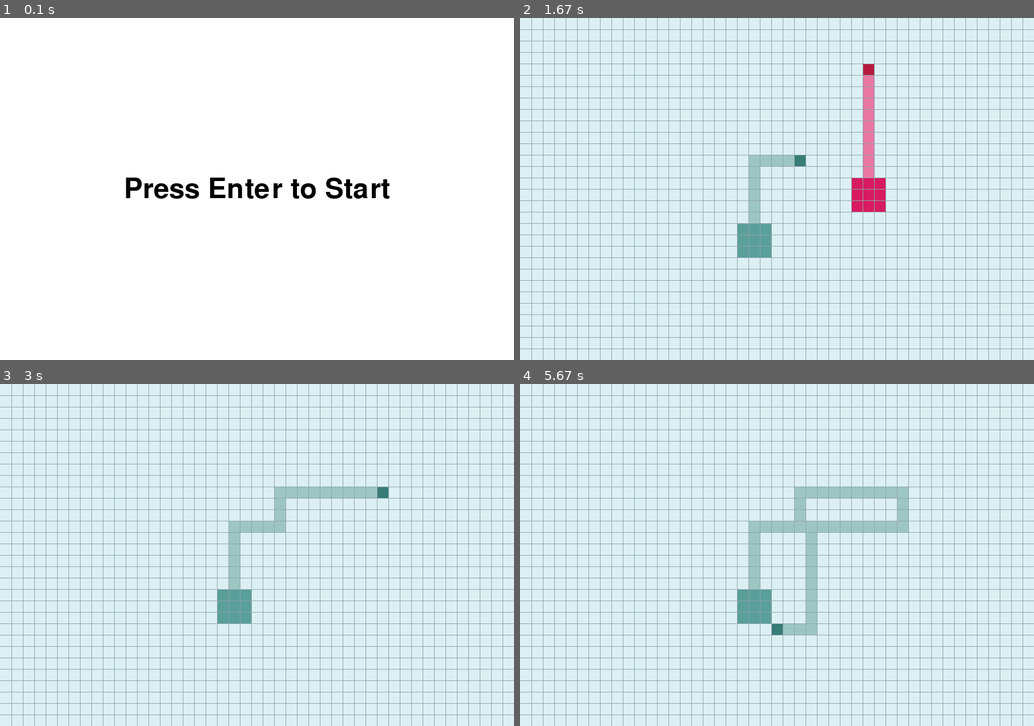
Above: before the commit, frames 1-4 (two rows, left to right).
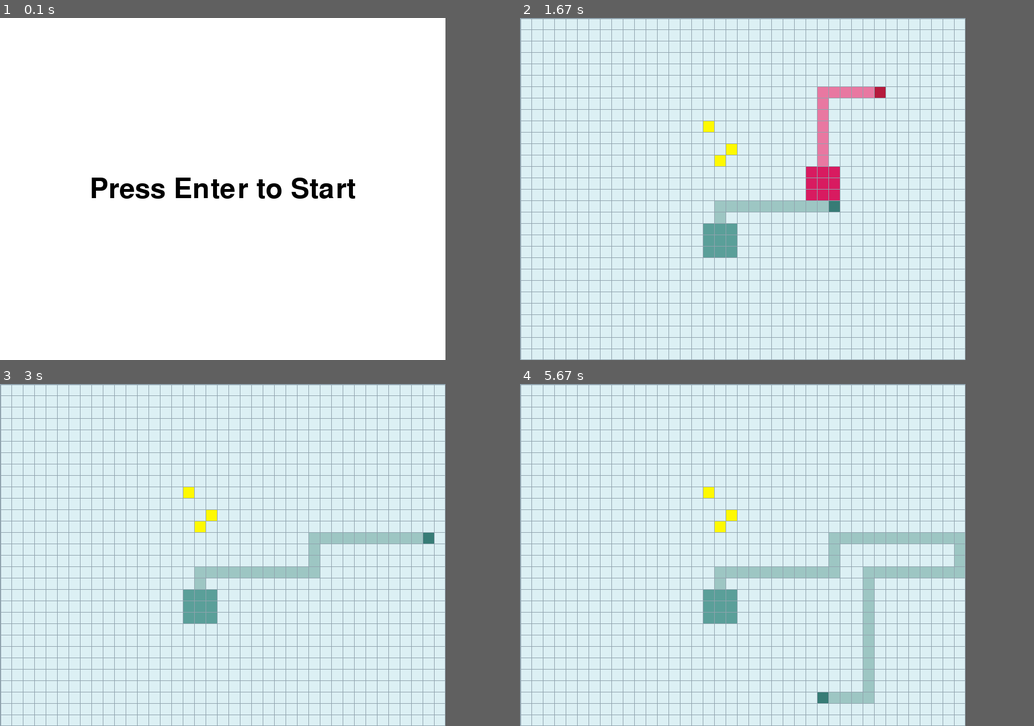
Above: after the commit, the same moments.

Repository: traptrip/paperio-pygame
Game: pygame game, started from app.py
The game is run twice, just before and just after one commit, with the same random seed, the same clock (stepped at 60 frames per second) and the same inputs.
Inputs:
- Up to frame 1 (0.1 s): no input
- Up to frame 2 (1.67 s): tap Enter at 0.33 s; hold M 0.67-1.13 s; hold Right 0.67-1.13 s; hold Right 1.17-1.63 s; hold D 1.17-1.63 s
- Up to frame 3 (3 s): hold Up 1.67-1.97 s; hold W 1.67-1.97 s; hold Right 2-2.47 s; hold D 2-2.47 s; hold Left from 2.5 s (still down); hold A from 2.5 s (still down)
- Up to frame 4 (5.67 s): release Left at 3.03 s; release A at 3.03 s; hold Down 3.07-3.37 s; hold S 3.07-3.37 s; hold Left 3.4-3.8 s; hold A 3.4-3.8 s; hold Right 3.83-4.2 s; hold D 3.83-4.2 s; hold Down 4.23-4.87 s; hold S 4.23-4.87 s; hold Left from 5.3 s (still down); hold A from 5.3 s (still down)
In our replay, the window is 900x600 before the commit and 780x600 after it. These sizes can differ from the game's own. Grey fills any space a smaller window leaves; there, only what the larger window draws over its background counts as a difference.

The runs differ from the first frame. In frame 1, 1.6% of the frame differs, in the area x 17-76%, y 46-53%; in frame 2, 7.3%; in frame 3, 6.4%; in frame 4, 9.6%, in the area x 0-100%, y 0-100%.

Commit message:
add bonus...

Diff:
--- a/app.py
+++ b/app.py
@@ -12,7 +12,7 @@
 
     active_scene = TitleScene(screen,
                               'Press Enter to Start',
-                              pos=(CONSTS.WINDOW_WIDTH // 2, CONSTS.WINDOW_HEIGHT // 2))
+                              pos=(CONSTS.WINDOW_WIDTH // 2, CONSTS.GRID_HEIGHT // 2))
     # active_scene = GameScene(screen)
     endgame = False
     while active_scene is not None and not endgame:
@@ -43,4 +43,4 @@
 
 
 if __name__ == '__main__':
-    run_game(CONSTS.WINDOW_WIDTH, CONSTS.WINDOW_HEIGHT, CONSTS.FPS)
+    run_game(CONSTS.WINDOW_WIDTH, CONSTS.GRID_HEIGHT, CONSTS.FPS)
--- a/config.py
+++ b/config.py
@@ -4,7 +4,7 @@
 
 
 class CONSTS:
-    FPS = 35  # частота кадров в секунду
+    FPS = 20  # частота кадров в секунду
     LINE_KILL_SCORE = 10
     MAX_TICK_COUNT = 2000
 
@@ -21,11 +21,13 @@
     RIGHT = pygame.K_RIGHT
     UP = pygame.K_UP
     DOWN = pygame.K_DOWN
+    NITRO1 = pygame.K_m
 
     A = pygame.K_a
     D = pygame.K_d
     W = pygame.K_w
     S = pygame.K_s
+    NITRO2 = pygame.K_SPACE
 
     # характеристики персонажа
     SCALE = 2
@@ -33,15 +35,17 @@
     SHAPE = (WIDTH, WIDTH)
     # BASE_SPEED = 3
     SPEED = 1
-    MOVEABLE_TICKS = 4
+    MOVEABLE_TICKS = 2
     NEUTRAL_TERRITORY_SCORE = 0.6
     ENEMY_TERRITORY_SCORE = 0.9
 
     # характеристики поля
     Y_CELLS_COUNT = 60 // SCALE
-    X_CELLS_COUNT = int(1.5 * 60 // SCALE)
-    WINDOW_HEIGHT = Y_CELLS_COUNT * HEIGHT
-    WINDOW_WIDTH = X_CELLS_COUNT * WIDTH
+    X_CELLS_COUNT = int(1.3 * 60 // SCALE)
+    GRID_HEIGHT = Y_CELLS_COUNT * HEIGHT
+    GRID_WIDTH = X_CELLS_COUNT * WIDTH
+    WINDOW_HEIGHT = GRID_HEIGHT
+    WINDOW_WIDTH = GRID_WIDTH #+ 10 * WIDTH
 
     PLAYER_COLORS = [
         (90, 159, 153, 255),
@@ -59,4 +63,6 @@
         'flash': pygame.image.load("../sprites/flash.png")
     }
 
-    TERRITORY_CACHE = {}
+    AVAILABLE_BONUSES = ['nitro', 'extra_life']
+    BONUS_CHANCE = 1
+    BONUSES_MAX_COUNT = 3
--- /dev/null
+++ b/game_objects/bonuses.py
@@ -0,0 +1,69 @@
+import random
+from typing import List
+
+from game_objects.player import Player
+from helpers import get_random_coordinates, is_available_point
+from config import CONSTS
+
+
+class Bonus:
+    image_path = None
+    color = None
+    name = None
+    activated = False
+
+    def __init__(self, point):
+        x, y = point
+        self.x = x
+        self.y = y
+        self.tick = 0
+        self.active_ticks = self.generate_active_ticks()
+
+    @staticmethod
+    def generate_active_ticks():
+        return 10  # random.choice([i * 10 for i in range(1, 6)])
+
+    def is_eaten(self, player: Player, captured):
+        return (self.x, self.y) == (player.x, player.y) or (self.x, self.y) in captured
+
+    def get_remaining_ticks(self):
+        return self.active_ticks - self.tick
+
+    def cancel(self, player: Player):
+        pass
+
+    def apply(self, player: Player):
+        pass
+
+    def activate(self, player):
+        pass
+
+
+class Nitro(Bonus):
+    color = (255, 249, 0, 255)
+    image_path = 'sprites/flash.png'
+    name = 'Nitro'
+    activated = False
+
+    def apply(self, player):
+        b = [b for b in player.bonuses if type(b) == type(self)]
+        if len(b) > 0:
+            b[0].active_ticks += self.active_ticks
+        else:
+            player.bonuses.append(self)
+
+    def cancel(self, player):
+        player.moveable_tick = CONSTS.MOVEABLE_TICKS
+
+
+class ExtraLife(Bonus):
+    color = (234, 10, 10, 255)
+    image_path = 'sprites/hart.png'
+    name = 'extra_life'
+
+    def apply(self, player):
+        player.bonuses.append(self)
+        player.extra_life = True
+
+    def cancel(self, player):
+        player.extra_life = False
--- a/game_objects/player.py
+++ b/game_objects/player.py
@@ -8,13 +8,17 @@
 
     def __init__(self, player_id, name, pos, color):
         self.id = player_id
+        self.name = name
         self.x = self.prev_x = pos[0]
         self.y = self.prev_y = pos[1]
-        self.player_commands = {
+        self.move_commands = {
             'up': CONSTS.UP,
             'down': CONSTS.DOWN,
             'left': CONSTS.LEFT,
-            'right': CONSTS.RIGHT
+            'right': CONSTS.RIGHT,
+        }
+        self.extra_commands = {
+            'nitro': CONSTS.NITRO1
         }
         # color of player's head
         self.color = [i - 35 if i >= 35 else i for i in color[:-1]] + [color[-1]]
@@ -24,27 +28,30 @@
         self.territory = Territory(self.x, self.y, color)
         # player lines outside the territory
         self.line_points = []
-        self.name = name
+
         self.score = 0
         self.tick_score = 0
-        self.direction = self.player_commands['up']
+        self.direction = self.move_commands['up']
         self.tick = 0
+
+        # bonuses
         self.moveable_tick = CONSTS.MOVEABLE_TICKS
-        self.speed = CONSTS.SPEED
+        self.extra_life = False
+        self.bonuses = []
 
     def change_direction(self, command):
         true_dir = self.__get_true_direction()
-        if command == self.player_commands['up'] and true_dir != 'down':
-            self.direction = self.player_commands['up']
+        if command == self.move_commands['up'] and true_dir != 'down':
+            self.direction = self.move_commands['up']
 
-        elif command == self.player_commands['down'] and true_dir != 'up':
-            self.direction = self.player_commands['down']
+        elif command == self.move_commands['down'] and true_dir != 'up':
+            self.direction = self.move_commands['down']
 
-        elif command == self.player_commands['left'] and true_dir != 'right':
-            self.direction = self.player_commands['left']
+        elif command == self.move_commands['left'] and true_dir != 'right':
+            self.direction = self.move_commands['left']
 
-        elif command == self.player_commands['right'] and true_dir != 'left':
-            self.direction = self.player_commands['right']
+        elif command == self.move_commands['right'] and true_dir != 'left':
+            self.direction = self.move_commands['right']
 
     def __get_true_direction(self):
         x_dir = self.x - self.prev_x
@@ -62,35 +69,18 @@
 
     def move(self):
         self.prev_x, self.prev_y = self.x, self.y
-        if self.direction == self.player_commands['up']:
-            self.y -= self.speed
-        elif self.direction == self.player_commands['down']:
-            self.y += self.speed
-        elif self.direction == self.player_commands['left']:
-            self.x -= self.speed
-        elif self.direction == self.player_commands['right']:
-            self.x += self.speed
+        if self.direction == self.move_commands['up']:
+            self.y -= 1
+        elif self.direction == self.move_commands['down']:
+            self.y += 1
+        elif self.direction == self.move_commands['left']:
+            self.x -= 1
+        elif self.direction == self.move_commands['right']:
+            self.x += 1
 
     def update_line(self):
         if (self.x, self.y) not in self.territory.points or len(self.line_points) > 0:
             self.line_points.append((self.x, self.y))
-
-    def get_state(self):
-        return {
-            'score': self.score,
-            'direction': self.direction,
-            'territory': list(self.territory.points),
-            'lines': copy(self.line_points),
-            'position': (self.x, self.y),
-        }
-
-    def get_state_for_event(self):
-        return {
-            'id': self.id,
-            'direction': self.direction,
-            'lines_length': len(self.line_points),
-            'position': (self.x, self.y),
-        }
 
     def get_position(self):
         return self.x, self.y
@@ -106,37 +96,37 @@
                 return True, p
         return False, None
 
+    def nitro(self, activate=True):
+        for bonus in self.bonuses:
+            if bonus.name == 'Nitro':
+                bonus.activated = activate
+                if activate:
+                    self.moveable_tick = 1
+                else:
+                    bonus.cancel(self)
+
+    def tick_action(self):
+        for bonus in self.bonuses:
+            if bonus.name == 'Nitro' and bonus.activated:
+                bonus.tick += 1
+                if bonus.tick >= bonus.active_ticks:
+                    bonus.cancel(self)
+                    self.bonuses.remove(bonus)
+
 
 class Player2(Player):
     def __init__(self, player_id, name, pos, color):
         super().__init__(player_id, name, pos, color)
-        self.player_commands = {
+        self.move_commands = {
             'up': CONSTS.W,
             'down': CONSTS.S,
             'left': CONSTS.A,
-            'right': CONSTS.D
+            'right': CONSTS.D,
         }
-        self.direction = self.player_commands['up']
+        self.extra_commands = {
+            'nitro': CONSTS.NITRO2
+        }
+        self.direction = self.move_commands['up']
 
     # def move(self):
-    #     if self.direction == self.player_commands['up']:
-    #         self.y -= 0
-    #     elif self.direction == self.player_commands['down']:
-    #         self.y += 0
-    #     elif self.direction == self.player_commands['left']:
-    #         self.x -= 0
-    #     elif self.direction == self.player_commands['right']:
-    #         self.x += 0
-    #
-    #     # check death collisions
-    #     if self.y < 0 or self.y >= CONSTS.Y_CELLS_COUNT or self.x < 0 or self.x >= CONSTS.X_CELLS_COUNT or \
-    #             (self.x, self.y) in self.line_points:
-    #         if self.y < 0:
-    #             self.y += 1
-    #         if self.y >= CONSTS.Y_CELLS_COUNT:
-    #             self.y -= 1
-    #         if self.x < 0:
-    #             self.x += 1
-    #         if self.x >= CONSTS.X_CELLS_COUNT:
-    #             self.x -= 1
-    #         self.kill_player()
+    #     pass
--- a/game_objects/scene.py
+++ b/game_objects/scene.py
@@ -1,11 +1,13 @@
+import random
 import copy
 from typing import Dict, List
 
 import pygame
 
 from game_objects.player import Player, Player2
+from game_objects.bonuses import Bonus, Nitro, ExtraLife
 from config import CONSTS
-from helpers import DrawableObj, get_random_coordinates
+from helpers import DrawableObj, get_random_coordinates, generate_coordinates
 
 
 class SceneBase:
@@ -51,6 +53,11 @@
     def change_color(self, new_color):
         self.color = new_color
 
+    def change_image(self, image_name):
+        self.block = pygame.transform.scale(CONSTS.IMAGES[image_name], (CONSTS.WIDTH, CONSTS.HEIGHT))
+        self.block.set_colorkey(CONSTS.BLACK)
+        self.rect = self.block.get_rect()
+
 
 class TitleScene(SceneBase):
     def __init__(self, screen, text, pos, color=(255, 255, 255, 255)):
@@ -62,7 +69,7 @@
         self.fontsize = 72
         self.fontcolor = pygame.Color('black')
         self.background_color = color
-        self.background = pygame.Surface((CONSTS.WINDOW_WIDTH, CONSTS.WINDOW_HEIGHT), pygame.SRCALPHA)
+        self.background = pygame.Surface((CONSTS.WINDOW_WIDTH, CONSTS.GRID_HEIGHT), pygame.SRCALPHA)
         self.scene_status = {"status": "Menu"}
 
     def process_input(self, events, pressed_keys):
@@ -92,8 +99,8 @@
         self.grid = [[Cell(self.screen,
                            pos=(j, i),
                            color=CONSTS.EMPTY_CELL_COLOR
-                           ) for j in range(0, CONSTS.WINDOW_WIDTH, CONSTS.WIDTH)]
-                     for i in range(0, CONSTS.WINDOW_HEIGHT, CONSTS.HEIGHT)]
+                           ) for j in range(0, CONSTS.GRID_WIDTH, CONSTS.WIDTH)]
+                     for i in range(0, CONSTS.GRID_HEIGHT, CONSTS.HEIGHT)]
 
     def draw(self):
         for row in self.grid:
@@ -102,10 +109,12 @@
         self.draw_grid_lines()
 
     def draw_grid_lines(self):
-        for y in range(CONSTS.HEIGHT, CONSTS.WINDOW_HEIGHT, CONSTS.HEIGHT):
-            pygame.draw.line(self.screen, CONSTS.GRID_LINE_COLOR, (0, y), (CONSTS.WINDOW_WIDTH, y))
-        for x in range(CONSTS.WIDTH, CONSTS.WINDOW_WIDTH, CONSTS.WIDTH):
-            pygame.draw.line(self.screen, CONSTS.GRID_LINE_COLOR, (x, 0), (x, CONSTS.WINDOW_HEIGHT))
+        for y in range(0, CONSTS.GRID_HEIGHT+1, CONSTS.HEIGHT):
+            line_width = 3 if y == 0 or y == CONSTS.GRID_HEIGHT else 1
+            pygame.draw.line(self.screen, CONSTS.GRID_LINE_COLOR, (0, y), (CONSTS.GRID_WIDTH, y), width=line_width)
+        for x in range(0, CONSTS.GRID_WIDTH+1, CONSTS.WIDTH):
+            line_width = 3 if x == 0 or x == CONSTS.GRID_WIDTH else 1
+            pygame.draw.line(self.screen, CONSTS.GRID_LINE_COLOR, (x, 0), (x, CONSTS.GRID_HEIGHT), width=line_width)
 
     def __getitem__(self, pos):
         x, y = pos
@@ -120,24 +129,38 @@
     def __init__(self, screen):
         SceneBase.__init__(self, screen)
         self.grid = Grid(screen)
+        self.available_bonuses = [Nitro]
+        self.bonuses: List[Bonus] = []
         self.players = [Player(1, 'player1',
                                get_random_coordinates(),
-                               CONSTS.PLAYER_COLORS[0]),
-                        Player2(2, 'player2',
-                                (CONSTS.X_CELLS_COUNT // 3 * 2, CONSTS.Y_CELLS_COUNT // 2),
-                                CONSTS.PLAYER_COLORS[1])
-                        ]
+                               CONSTS.PLAYER_COLORS[0])]
+        self.players.append(Player2(2, 'player2',
+                            generate_coordinates(self.players, self.get_busy_points()),
+                            CONSTS.PLAYER_COLORS[1]))
+
         self.losers = []
         self.scene_status = {
             "status": 'game'
         }
 
+        # # text part
+        # self.fontname = None
+        # self.fontsize = 32
+        # self.fontcolor = pygame.Color('black')
+        # self.background_color = self.grid.
+        # self.background = pygame.Surface((CONSTS.WINDOW_WIDTH, CONSTS.GRID_HEIGHT), pygame.SRCALPHA)
+
     def process_input(self, events, pressed_keys):
         for player in self.players:
             for event in events:
+                if event.type == pygame.KEYUP:
+                    if event.key in player.extra_commands.values():
+                        player.nitro(activate=False)
                 if event.type == pygame.KEYDOWN:
-                    player.change_direction(event.key)
-                    break
+                    if event.key in player.move_commands.values():
+                        player.change_direction(event.key)
+                    if event.key in player.extra_commands.values():
+                        player.nitro(activate=True)
 
     @staticmethod
     def collision_resolution(players_grabs: Dict[Player, set]):
@@ -153,9 +176,8 @@
     def is_player_lose(player: Player, players: List[Player]):
         is_lose = False
 
-        # face the boarder or cross the line
-        if player.y < 0 or player.y >= CONSTS.Y_CELLS_COUNT or player.x < 0 or player.x >= CONSTS.X_CELLS_COUNT or \
-                (player.x, player.y) in player.line_points[:-1]:
+        # cross the line
+        if (player.x, player.y) in player.line_points[:-1]:
             is_lose = True
 
         # line crossed by other player
@@ -164,6 +186,15 @@
                 if p != player:
                     p.tick_score += CONSTS.LINE_KILL_SCORE
                 is_lose = True
+
+        # if player.extra_life and is_lose:
+        #     is_lose = False
+        #     player.extra_life = False
+        #     player.bonuses.remove([b for b in player.bonuses if b.name == 'extra_life'][0])
+
+        # face the boarder
+        if player.y < 0 or player.y >= CONSTS.Y_CELLS_COUNT or player.x < 0 or player.x >= CONSTS.X_CELLS_COUNT:
+            is_lose = True
 
         # faced with other player
         for p in players:
@@ -196,11 +227,13 @@
         for player in self.players:
             self.__draw_player_head(player)
             self.__draw_player_line(player)
+        self.__draw_bonuses()
+        self.__draw_text()
         self.grid.draw()
 
     def __update(self):
-        for p in self.players:
-            p.tick += 1
+        for player in self.players:
+            player.tick += 1
         # move players
         for player in self.players:
             if player.tick % player.moveable_tick == 0:
@@ -236,7 +269,12 @@
         for player in self.players:
             captured = players_grabs.get(player, set())
 
-            # player.tick_action()
+            player.tick_action()
+
+            for bonus in self.bonuses:
+                if bonus.is_eaten(player, captured):
+                    bonus.apply(player)
+                    self.bonuses.remove(bonus)
 
             if captured:
                 player.territory.points.update(captured)
@@ -257,6 +295,8 @@
             player.score += player.tick_score
             player.tick_score = 0
 
+        self.generate_bonus()
+
     def __draw_player_territory(self, player):
         for point in player.territory.points:
             self.grid[point].change_color(player.territory.color)
@@ -272,23 +312,46 @@
             self.grid[player.prev_x, player.prev_y].change_color(self.grid[player.prev_x, player.prev_y].prev_color)
         self.grid[player.x, player.y].change_color(player.color)
 
+    def __draw_bonuses(self):
+        for bonus in self.bonuses:
+            self.grid[bonus.x, bonus.y].change_color(bonus.color)
+
+    def __draw_text(self):
+        pass
+
     def __update_scene_status(self):
         if not self.players:
             self.switch2scene(TitleScene(self.screen,
                                          "GAME OVER",
-                                         pos=(CONSTS.WINDOW_WIDTH // 2, CONSTS.WINDOW_HEIGHT // 2),
+                                         pos=(CONSTS.GRID_WIDTH // 2, CONSTS.GRID_HEIGHT // 2),
                                          color=(255, 0, 0, 160)))
         if not any([any([self.grid[x, y].color == CONSTS.EMPTY_CELL_COLOR
                          for x in range(CONSTS.X_CELLS_COUNT)])
                     for y in range(CONSTS.Y_CELLS_COUNT)]):
             self.switch2scene(TitleScene(self.screen,
                                          f"WINNER: {self.players[0].name}",
-                                         pos=(CONSTS.WINDOW_WIDTH // 2, CONSTS.WINDOW_HEIGHT // 2),
+                                         pos=(CONSTS.GRID_WIDTH // 2, CONSTS.GRID_HEIGHT // 2),
                                          color=CONSTS.WHITE))
 
         # if len(self.players) == 1:
         #     self.switch2scene(TitleScene(self.screen,
         #                                  f"WINNER: {self.players[0].name}",
-        #                                  pos=(CONSTS.WINDOW_WIDTH // 2, CONSTS.WINDOW_HEIGHT // 2),
+        #                                  pos=(CONSTS.GRID_WIDTH // 2, CONSTS.GRID_HEIGHT // 2),
         #                                  color=CONSTS.WHITE))
         return self.scene_status
+
+    def get_busy_points(self):
+        players_points = {(p.x, p.y) for p in self.players}
+        bonuses_points = {(b.x, b.y) for b in self.bonuses}
+        lines_points = set()
+        for player in self.players:
+            lines_points |= {i for i in player.line_points}
+
+        return players_points | bonuses_points | lines_points
+
+    def generate_bonus(self):
+        if len(self.available_bonuses) > 0:
+            if random.randint(1, CONSTS.BONUS_CHANCE) == 1 and len(self.bonuses) < CONSTS.BONUSES_MAX_COUNT:
+                coors = generate_coordinates(self.players, self.get_busy_points())
+                bonus = random.choice(self.available_bonuses)(coors)
+                self.bonuses.append(bonus)
--- a/helpers.py
+++ b/helpers.py
@@ -62,3 +62,17 @@
     is_inside = polygon.contains(point)
 
     return is_inside
+
+
+def is_available_point(x, y, players, busy_points):
+    for p in players:
+        if (p.x - 4 <= x <= p.x + 4) and (p.y - 4 <= y <= p.y + 4):
+            return False
+    return (x, y) not in busy_points
+
+
+def generate_coordinates(players, busy_points):
+    x, y = get_random_coordinates()
+    while not is_available_point(x, y, players, busy_points):
+        x, y = get_random_coordinates()
+    return x, y
